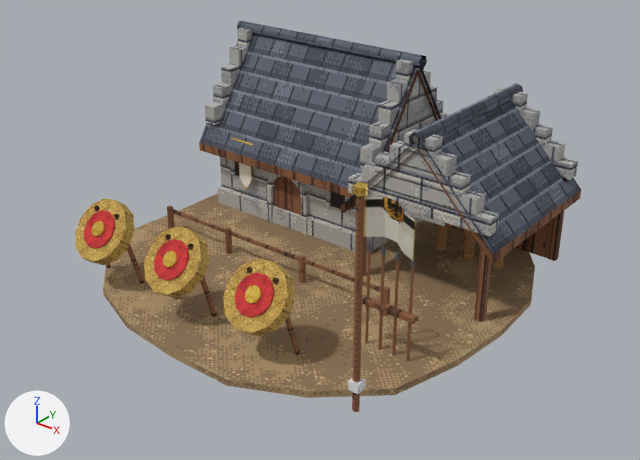
The Blender file art_source/blender/teutons/archery_range.blend: old version first, new version second.
One viewpoint serves both versions: a 50 mm lens placed at (6.32, -7.92, 5.44), pointed at (0.19, -0.25, 0.69). The lights are fixed; the arrows at lower left show +X, +Y and +Z. The picture after the commit comes second.

Objects in the first picture: 'teutons_archery_range'.
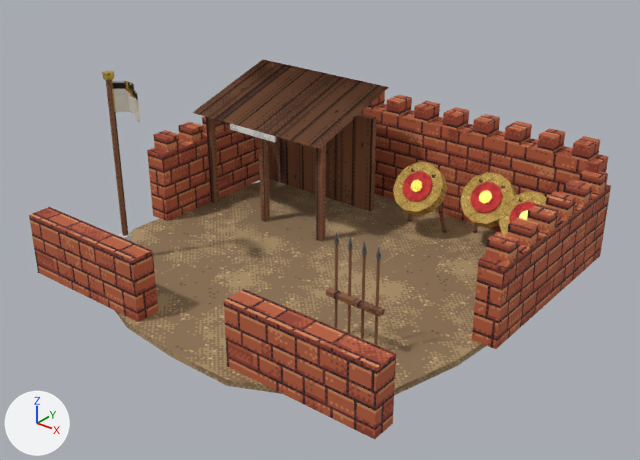
Patch to the scene script:
```diff
--- a/art_source/blender/teutons/archery_range.blend.py
+++ b/art_source/blender/teutons/archery_range.blend.py
@@ img_pe_brickred @@
+img_pe_brickred = load_image('PE_BrickRed', '../../textures/materials/PE_BrickRed.png', 64, 64, 'sRGB')
@@ img_pe_roofred @@
+img_pe_roofred = load_image('PE_RoofRed', '../../textures/materials/PE_RoofRed.png', 64, 64, 'sRGB')
@@ mat_pe_brickred @@
+mat_pe_brickred = principled_material('PE_BrickRed')
+mat_pe_brickred.texture = img_pe_brickred
+mat_pe_brickred.roughness = 0.9
@@ mat_pe_roofred @@
+mat_pe_roofred = principled_material('PE_RoofRed')
+mat_pe_roofred.texture = img_pe_roofred
+mat_pe_roofred.roughness = 0.8
@@ me_teutons_archery_range @@
 # used by ob_teutons_archery_range; location = (0.0, 0.0, 0.0)
-me_teutons_archery_range.from_pydata(...)  # 1992 vertices, 580 faces; spans x -2.63..2.84, y -2.62..2.65, z 0.0..2.59
+me_teutons_archery_range.from_pydata(...)  # 1121 vertices, 392 faces; spans x -2.75..2.75, y -2.62..2.65, z 0.0..2.56
+# me_teutons_archery_range part 1: 381 loose pieces with 1928 vertices, spanning x -2.55..2.84, y -2.35..2.35, z 0.07..2.59, are deleted
+# me_teutons_archery_range part 2: 3 vertices removed from x -1.36, y 0.49..0.55, z 0.08..0.58; 983 vertices added at x -2.75..2.75, y -2.45..2.58, z 0.07..1.93
+# me_teutons_archery_range part 3: 77 vertices added at x -2.6..-0.7, y -2.45..-1.39, z 0.08..2.56
 me_teutons_archery_range.materials.append(mat_pe_dirt)
-me_teutons_archery_range.materials.append(mat_pe_stonegrey)  # picture img_pe_stonegrey
-me_teutons_archery_range.materials.append(mat_pe_window)  # picture img_pe_window
 me_teutons_archery_range.materials.append(mat_pe_wooddark)
 me_teutons_archery_range.materials.append(mat_team_trim)
-me_teutons_archery_range.materials.append(mat_pe_slatedark)  # picture img_pe_slatedark
 me_teutons_archery_range.materials.append(mat_pe_banner_teutons)
 me_teutons_archery_range.materials.append(mat_pe_gold)
-me_teutons_archery_range.materials.append(mat_pe_woodlight)  # picture img_pe_woodlight
 me_teutons_archery_range.materials.append(mat_pe_thatch)
@@ me_teutons_archery_range @@
 me_teutons_archery_range.materials.append(mat_pe_iron)
+me_teutons_archery_range.materials.append(mat_pe_brickred)  # picture img_pe_brickred
+me_teutons_archery_range.materials.append(mat_pe_roofred)  # picture img_pe_roofred
```

Boxes [x1, y1, x2, y2] around the edits, measured in the pictures (640 x 460 px):
'teutons_archery_range', reshaped (15% wider)
    before: [75, 21, 581, 412]
    after: [29, 59, 611, 439]
part 1 of me_teutons_archery_range, deleted
    before: [75, 21, 581, 412]
part 2 of me_teutons_archery_range, reshaped (brown)
    after: [147, 59, 611, 439]
part 3 of me_teutons_archery_range, added (brown)
    after: [29, 70, 158, 322]
